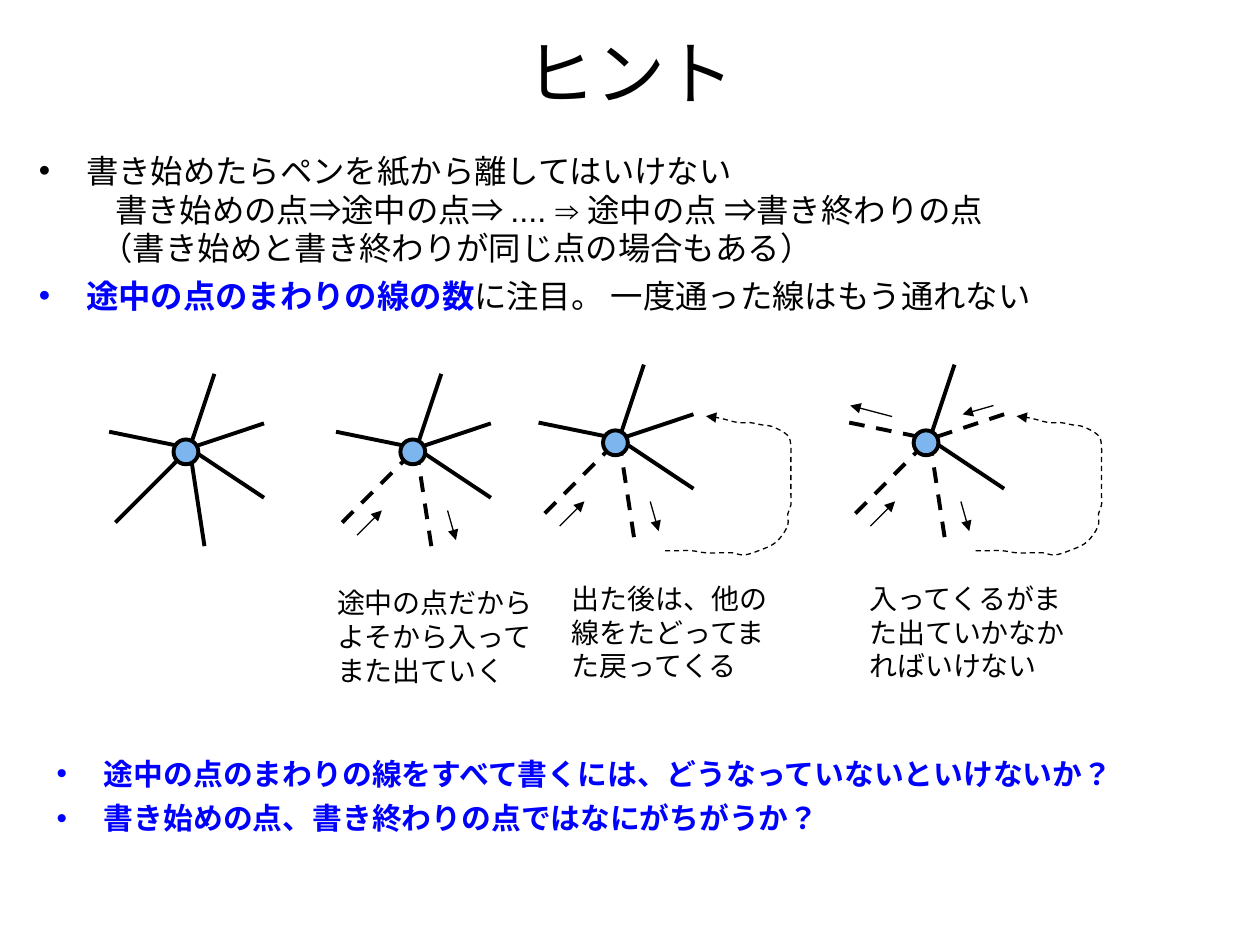
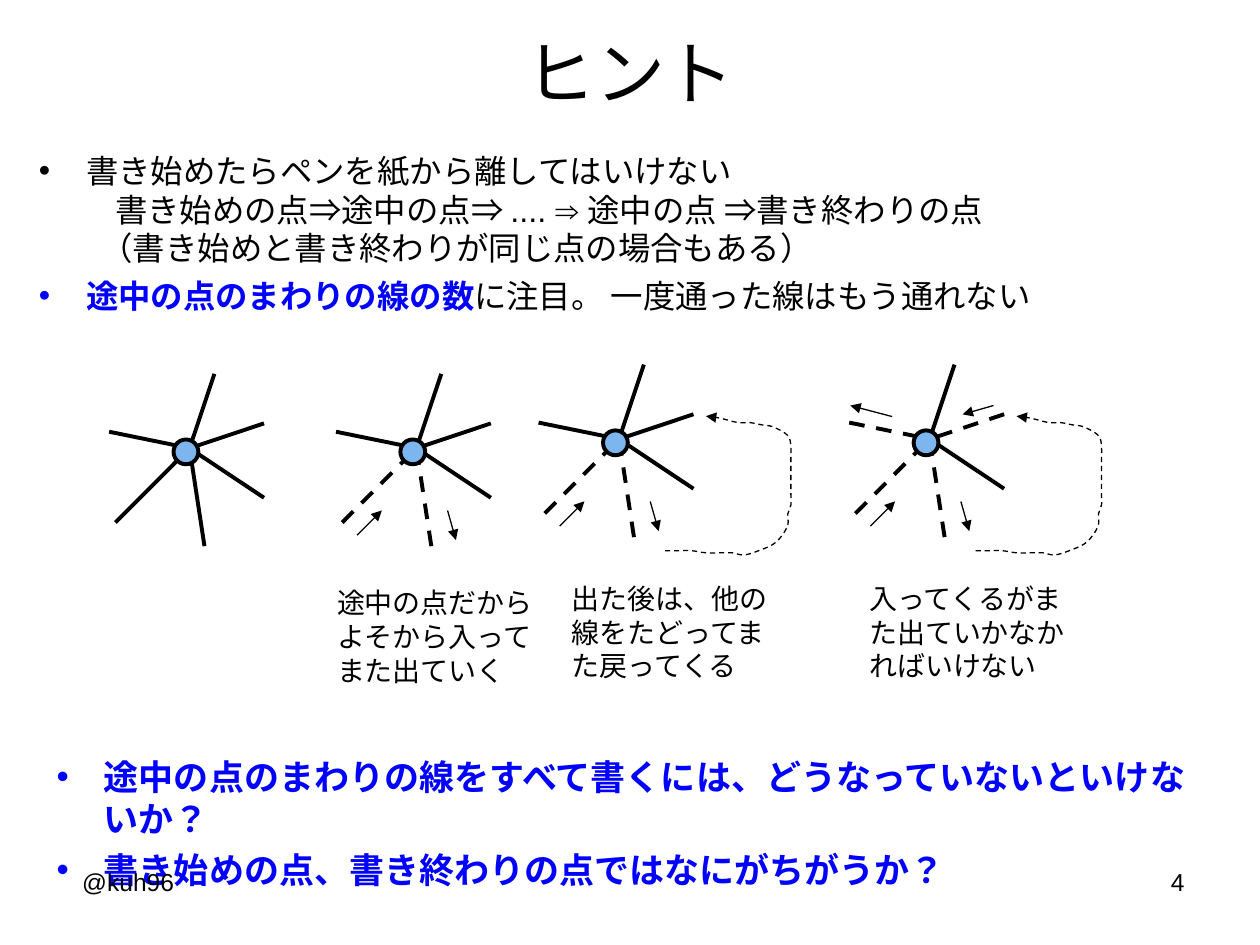
Before and after one commit to kuh96/qzz, a slide deck: slide 4 of one-touch.ppt. Drawn at 1260x945 pixels with LibreOffice and Linux fonts; fonts in the diff are those of the drawing. Boxes give left, top, right and bottom in pixels: in the first picture for what was removed or moved away, otherwise in the second. Text is boxed around its words. In the diff, an @@ line names an element or a change of style, - is before the commit and + after.

```diff
--- a/one-touch.ppt
+++ b/one-touch.ppt
@@ text "途中の点のまわりの線をすべて書くには、どうなっていないといけないか？" at (x1=104, y1=760, x2=1185, y2=892): size 17 to 20 pt @@
@@ text added at (x1=82, y1=871, x2=174, y2=895), 14 pt, text #000000 @@
+@kuh96
@@ page number added at (x1=1171, y1=874, x2=1185, y2=891), 14 pt, text #000000 @@
+4
```
Also in this commit, not shown: 6 other slides changed, 6 other files.
